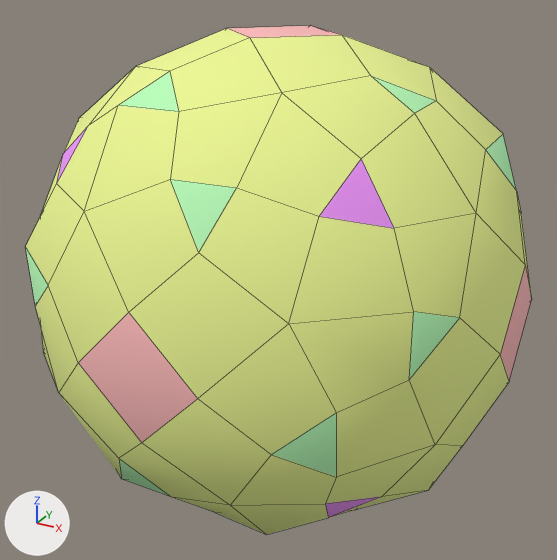
Renders of the OBJ model propellor/vr/outros/PropellorSnubCube.obj from each side of a commit.
The view is the same before and after, from a 50 mm camera at (1.44, -2.648, 1.294) aimed at (-0.008, -0.016, -0.023). The lights are fixed; the arrows at lower left show +X, +Y and +Z. Mesh edges are drawn as thin lines. Where no turn or scale is listed for an object, it has been applied to the vertices.

The scene before the commit, as lines of its bpy script (objects in view):
```python
me_propellorsnubcube = bpy.data.meshes.new('PropellorSnubCube')
me_propellorsnubcube.from_pydata(...)  # 144 vertices, 158 faces; spans x -0.99..0.99, y -0.99..0.99, z -0.99..0.99
me_propellorsnubcube.polygons.foreach_set('use_smooth', [True] * 158)
# faces by material slot: [6, 120, 8, 24]
me_propellorsnubcube.materials.append(mat_cor6)  # pink #ffbcbc
me_propellorsnubcube.materials.append(mat_cor5)  # yellow #eef995
me_propellorsnubcube.materials.append(mat_cor7)  # pink #ee95f9
me_propellorsnubcube.materials.append(mat_cor8)  # green #bcffbc
ob_propellorsnubcube = bpy.data.objects.new('PropellorSnubCube', me_propellorsnubcube)
ob_propellorsnubcube.location = (0.0, 0.0, 0.0)
```
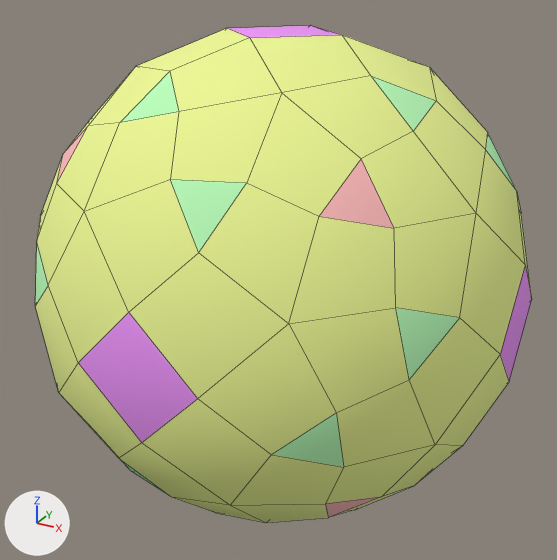
Pixel boxes [x1, y1, x2, y2] of what changed, in the pictures (557 x 560 px; the box of a moved part takes in the faces that stretch with it):
'PropellorSnubCube', reshaped, recoloured: before [25, 26, 532, 534]; after [35, 26, 532, 523]
part 1 of me_propellorsnubcube, moved or reshaped: [289, 213, 476, 413] in both
part 2 of me_propellorsnubcube, moved or reshaped: [332, 444, 463, 517] in both
part 3 of me_propellorsnubcube, moved or reshaped: before [429, 67, 517, 191]; after [429, 67, 515, 188]
part 4 of me_propellorsnubcube, moved or reshaped: [57, 67, 179, 211] in both
part 5 of me_propellorsnubcube, moved or reshaped: [282, 76, 486, 228] in both
part 6 of me_propellorsnubcube, moved or reshaped: before [174, 497, 328, 534]; after [174, 497, 328, 523]
part 7 of me_propellorsnubcube, moved or reshaped: before [25, 156, 84, 306]; after [35, 156, 84, 306]
part 8 of me_propellorsnubcube, moved or reshaped: before [59, 393, 170, 496]; after [121, 460, 169, 495]
part 9 of me_propellorsnubcube, moved or reshaped: [170, 93, 361, 324] in both
part 10 of me_propellorsnubcube, moved or reshaped: [231, 380, 435, 505] in both
part 11 of me_propellorsnubcube, moved or reshaped (not visible afterwards): before [41, 329, 58, 389]
part 12 of me_propellorsnubcube, moved or reshaped: before [63, 69, 133, 154]; after [64, 70, 133, 153]
part 13 of me_propellorsnubcube, recoloured: [78, 26, 532, 443] in both
part 14 of me_propellorsnubcube, recoloured: [57, 128, 394, 518] in both

What changed in the scene script:
```text
Change me_propellorsnubcube:
    where me_propellorsnubcube.from_pydata(...)  # 144 vertices, 158 faces; spans x -0.99..0.99, y -0.99..0.99, z -0.99..0.99
    used by ob_propellorsnubcube; location = (0.0, 0.0, 0.0)
    me_propellorsnubcube part 1: the 1 vertex in x 0.79, y -0.63, z 0.28 is moved by (-0.06, 0.0, 0.0)
    me_propellorsnubcube part 2: the 1 vertex in x 0.79, y -0.28, z -0.63 is moved by (-0.06, 0.0, 0.0)
    me_propellorsnubcube part 3: the 1 vertex in x 0.79, y 0.28, z 0.63 is moved by (-0.06, 0.0, 0.0)
    me_propellorsnubcube part 4: the 1 vertex in x -0.28, y -0.63, z 0.79 is moved by (0.0, 0.0, -0.06)
    me_propellorsnubcube part 5: the 1 vertex in x 0.63, y -0.28, z 0.79 is moved by (0.0, 0.0, -0.06)
    me_propellorsnubcube part 6: the 1 vertex in x 0.28, y -0.63, z -0.79 is moved by (0.0, 0.0, 0.06)
    me_propellorsnubcube part 7: the 1 vertex in x -0.63, y -0.79, z 0.28 is moved by (0.0, 0.06, 0.0)
    me_propellorsnubcube part 8: the 1 vertex in x -0.28, y -0.79, z -0.63 is moved by (0.0, 0.06, 0.0)
    me_propellorsnubcube part 9: the 1 vertex in x 0.28, y -0.79, z 0.63 is moved by (0.0, 0.06, 0.0)
    me_propellorsnubcube part 10: the 1 vertex in x 0.63, y -0.79, z -0.28 is moved by (0.0, 0.06, 0.0)
    me_propellorsnubcube part 11: the 1 vertex in x -0.79, y -0.63, z -0.28 is moved by (0.06, 0.0, 0.0)
    me_propellorsnubcube part 12: the 1 vertex in x -0.79, y -0.28, z 0.63 is moved by (0.06, 0.0, 0.0)
    me_propellorsnubcube part 13: all 6 faces that had it switch from mat_cor6 (pink #ffbcbc) to mat_cor7 (pink #ee95f9)
    me_propellorsnubcube part 14: all 8 faces that had it switch from mat_cor7 (pink #ee95f9) to mat_cor6 (pink #ffbcbc)
```
